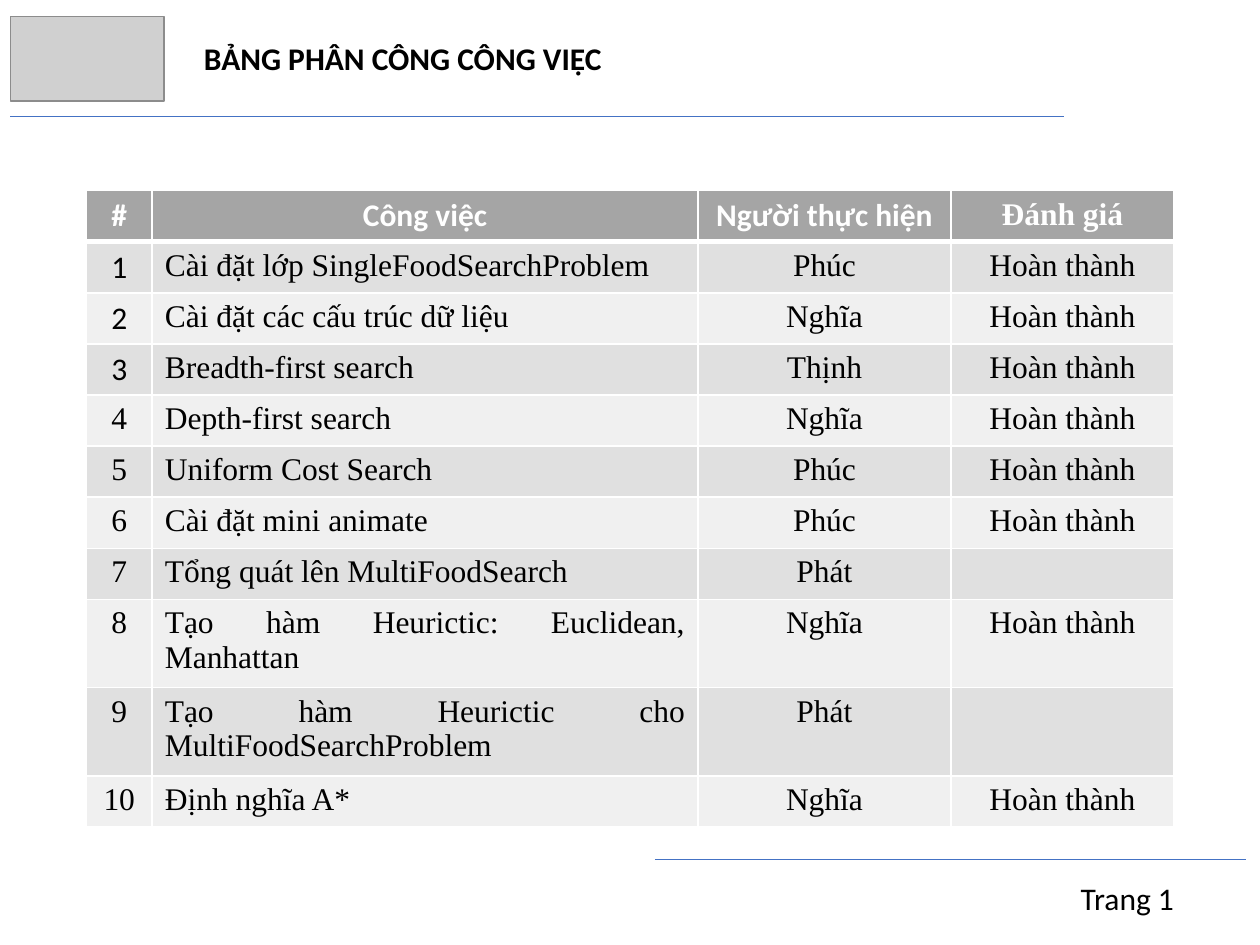
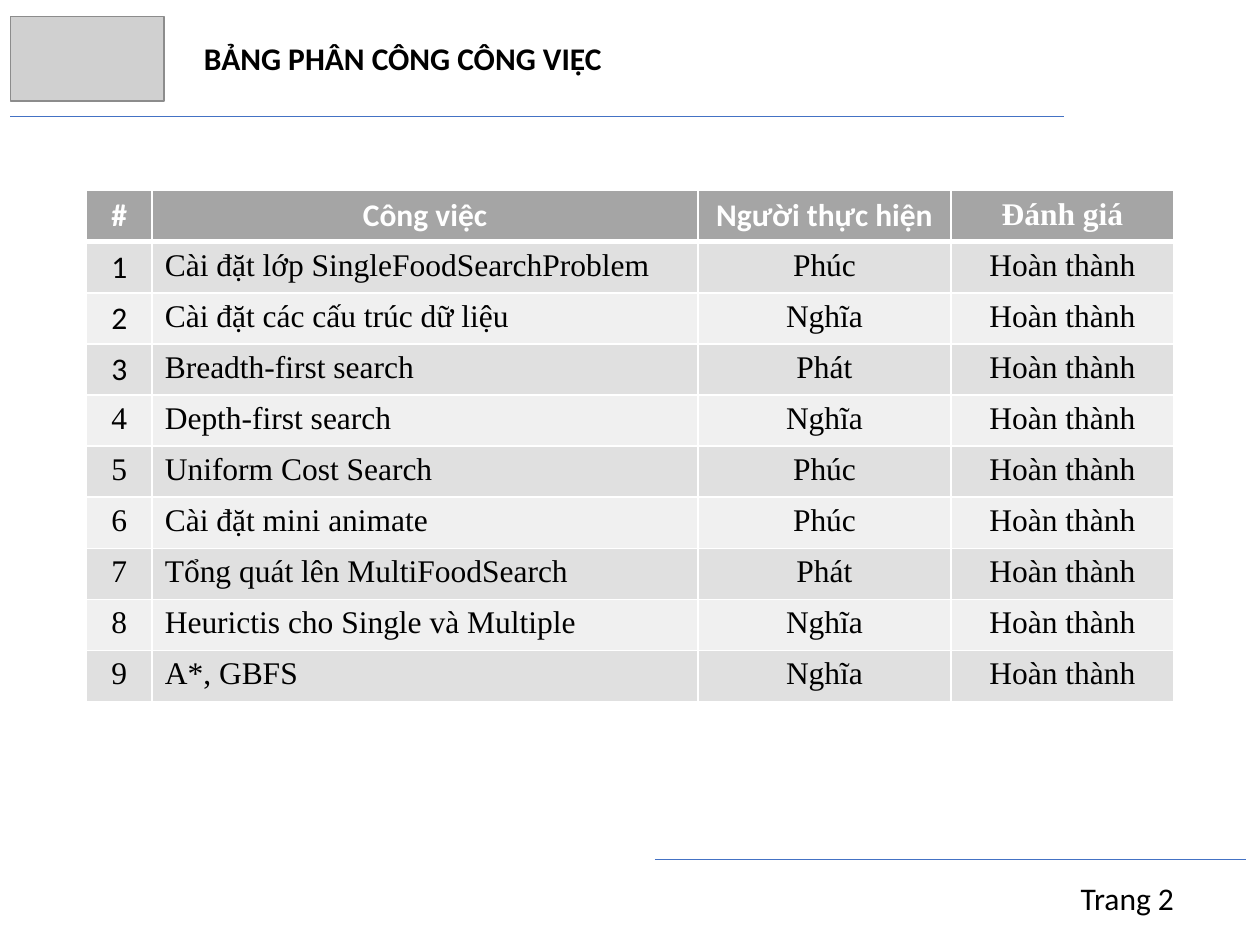
Before and after one commit to trngbro/AI, a slide deck: slide 2 of present/presentation.pptx. Drawn at 1260x945 pixels with LibreOffice and Linux fonts; fonts in the diff are those of the drawing; grey boxes stand for pictures. Boxes give left, top, right and bottom in pixels: in the first picture for what was removed or moved away, otherwise in the second. Text is boxed around its words. In the diff, an @@ line names an element or a change of style, - is before the commit and + after.

```diff
--- a/present/presentation.pptx
+++ b/present/presentation.pptx
@@ table at (x1=86, y1=190, x2=1173, y2=702) @@
-row 4, column 3: Thịnh
+row 4, column 3: Phát
-row 8: 7 | Tổng quát lên MultiFoodSearch | Phát | 
-row 9: 8 | Tạo hàm Heurictic: Euclidean, Manhattan | Nghĩa | Hoàn thành
-row 10: 9 | Tạo hàm Heurictic cho MultiFoodSearchProblem | Phát | 
-row 11: 10 | Định nghĩa A* | Nghĩa | Hoàn thành
+row 8: 7 | Tổng quát lên MultiFoodSearch | Phát | Hoàn thành
+row 9: 8 | Heurictis cho Single và Multiple | Nghĩa | Hoàn thành
+row 10: 9 | A*, GBFS | Nghĩa | Hoàn thành
@@ text at (x1=1081, y1=889, x2=1174, y2=916): text changed @@
-Trang 1
+Trang 2
```
Also in this commit, not shown: 24 other slides changed.
